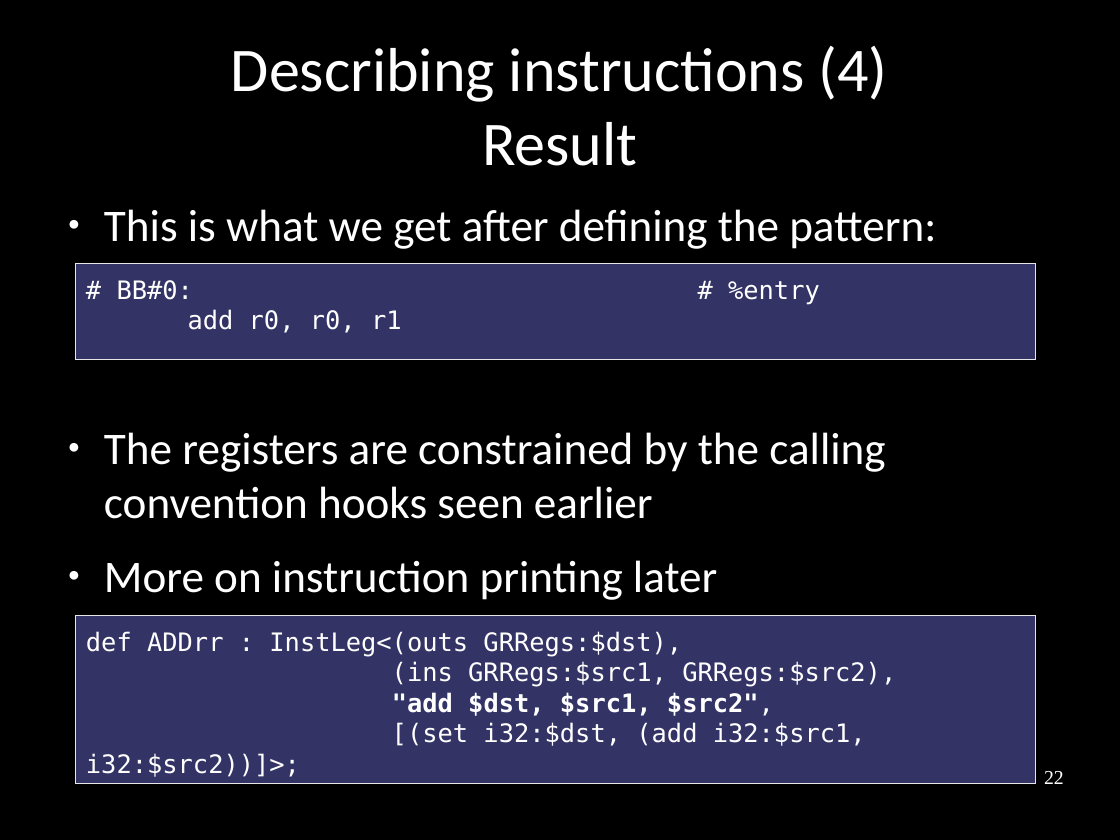
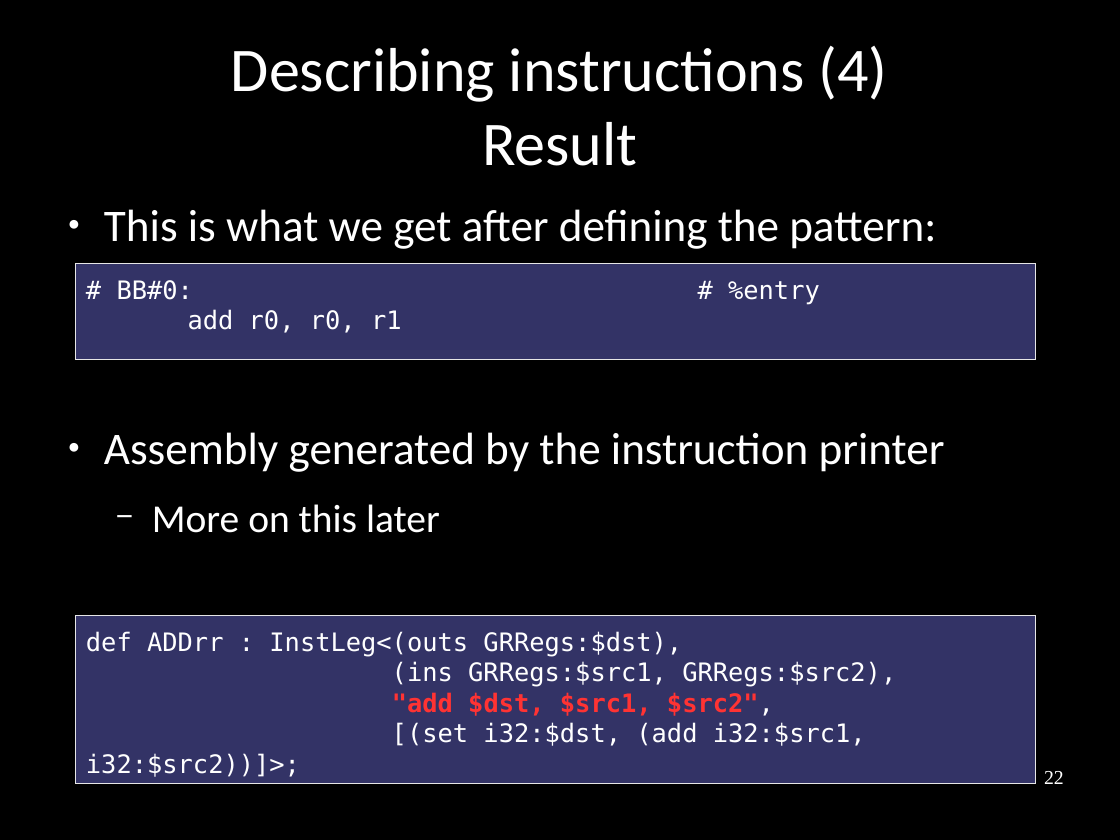
Before and after one commit to frasercrmck/llvm-leg, a slide deck: slide 22 of docs/Codeplay/Slides.odp. Drawn at 1120x840 pixels with LibreOffice and Linux fonts; fonts in the diff are those of the drawing. Boxes give left, top, right and bottom in pixels: in the first picture for what was removed or moved away, otherwise in the second. Text is boxed around its words. In the diff, an @@ line names an element or a change of style, - is before the commit and + after.

```diff
--- a/docs/Codeplay/Slides.odp
+++ b/docs/Codeplay/Slides.odp
@@ text at <box>104,432,945,533</box>: text changed @@
-● The registers are constrained by the calling convention hooks seen earlier
-● More on instruction printing later
+● Assembly generated by the instruction printer
+  − More on this later
@@ text in rectangle at <box>392,692,774,716</box>: text colour #FFFFFF to #FF3333 in ""add $dst, $src1, $src2"," @@
```
Also in this commit, not shown: 10 other slides changed, 6 slides added, 3 slides removed.
